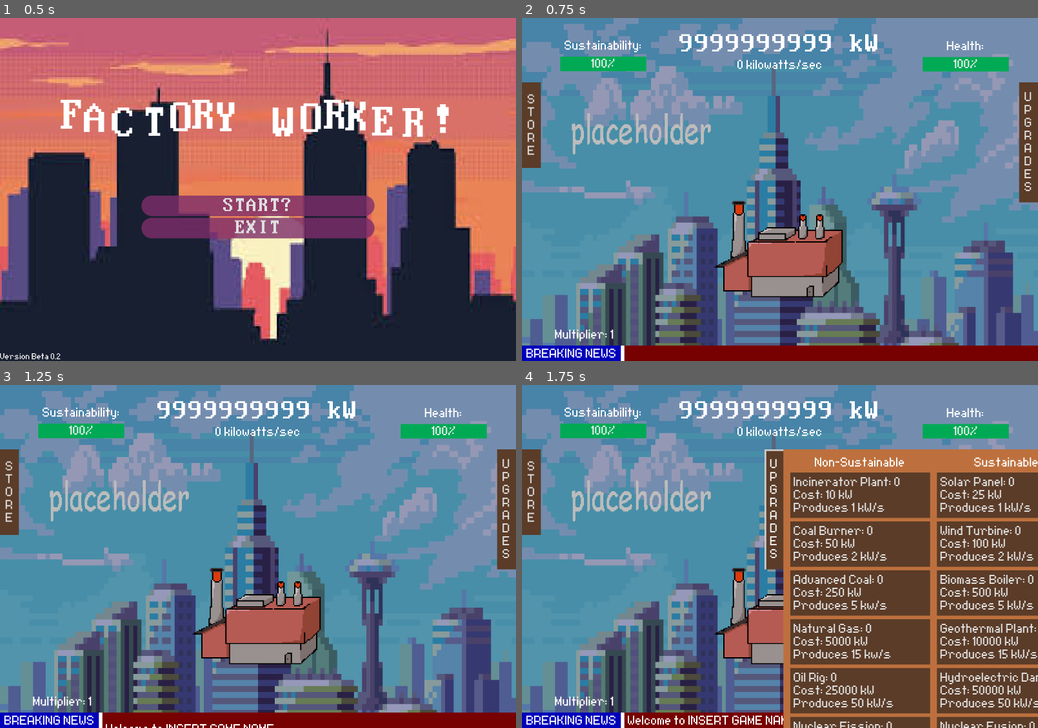
Above: before the commit, frames 1-4 (two rows, left to right).
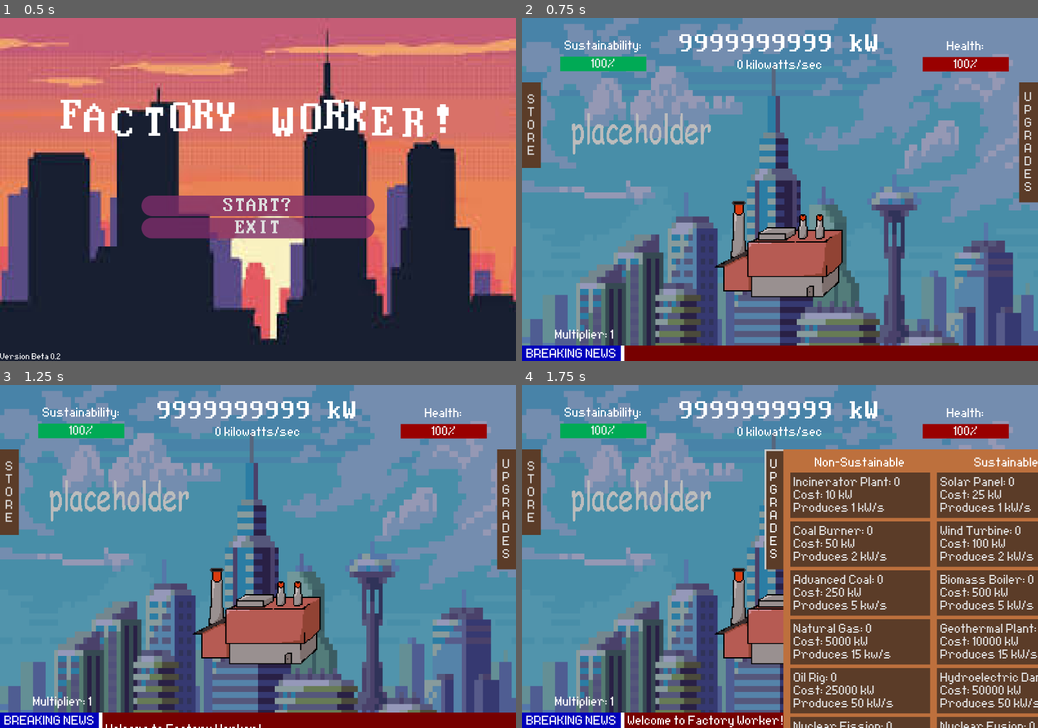
Above: after the commit, the same moments.

Repository: chu0029/SusGame
Game: Godot game, scene res://scenes/menu_start.tscn
Same seed, same stepped clock (60 frames per second), same inputs: the game is played once before the commit and once after it.
Inputs:
- Up to frame 1 (0.5 s): no input
- Up to frame 2 (0.75 s): click "START?" at 0.5 s
- Up to frame 3 (1.25 s): no input
- Up to frame 4 (1.75 s): click "U P G R A D E S" at 1.25 s

Frame 1 is identical in both runs. In frame 2, 0.7% of the frame differs, in the area x 77-95%, y 11-16%; in frame 3, 0.8%; in frame 4, 1.0%, in the area x 32-95%, y 11-100%.

Commit message:
bgm library updated

Diff:
--- /dev/null
+++ b/scenes/death.tscn
@@ -0,0 +1,47 @@
+[gd_scene load_steps=3 format=3 uid="uid://ccybex2lv1v85"]
+
+[ext_resource type="FontFile" uid="uid://ch5u3e1ev21f7" path="res://filees and stuff/Perfect DOS VGA 437 Win.ttf" id="1_0hhgj"]
+[ext_resource type="Theme" uid="uid://yfe8see4c3cw" path="res://filees and stuff/gametest.tres" id="2_w8wr1"]
+
+[node name="Control" type="Control"]
+layout_mode = 3
+anchors_preset = 15
+anchor_right = 1.0
+anchor_bottom = 1.0
+grow_horizontal = 2
+grow_vertical = 2
+
+[node name="Label" type="Label" parent="."]
+layout_mode = 1
+anchors_preset = 8
+anchor_left = 0.5
+anchor_top = 0.5
+anchor_right = 0.5
+anchor_bottom = 0.5
+offset_left = -540.0
+offset_top = -200.0
+offset_right = 540.0
+offset_bottom = -136.0
+grow_horizontal = 2
+grow_vertical = 2
+theme_override_fonts/font = ExtResource("1_0hhgj")
+theme_override_font_sizes/font_size = 64
+text = "Your city became too polluted."
+
+[node name="Button" type="Button" parent="."]
+custom_minimum_size = Vector2(256, 100)
+layout_mode = 1
+anchors_preset = 8
+anchor_left = 0.5
+anchor_top = 0.5
+anchor_right = 0.5
+anchor_bottom = 0.5
+offset_left = -69.5
+offset_top = 100.0
+offset_right = 69.5
+offset_bottom = 146.0
+grow_horizontal = 2
+grow_vertical = 2
+theme = ExtResource("2_w8wr1")
+theme_override_font_sizes/font_size = 64
+text = "Quit Game"
--- a/scenes/gametest.tscn
+++ b/scenes/gametest.tscn
@@ -7,15 +7,31 @@
 [ext_resource type="Script" uid="uid://dg47g08vrd05k" path="res://upgrademove.gd" id="6_82nuq"]
 [ext_resource type="Texture2D" uid="uid://i6623btw2mrp" path="res://filees and stuff/background placeholder.png" id="6_i0h8x"]
 [ext_resource type="FontFile" uid="uid://ch5u3e1ev21f7" path="res://filees and stuff/Perfect DOS VGA 437 Win.ttf" id="6_xe5qx"]
-[ext_resource type="AudioStream" uid="uid://bou11k5vvk7ai" path="res://filees and stuff/e_s015.ogg" id="7_82nuq"]
 [ext_resource type="Script" uid="uid://cqyximukkqcu2" path="res://storemove.gd" id="7_xe5qx"]
 [ext_resource type="AudioStream" uid="uid://brau5vfpdgbqq" path="res://filees and stuff/bgmsfxFinal/Interlagos.mp3" id="8_18hib"]
+[ext_resource type="AudioStream" uid="uid://ivt0dsfonigc" path="res://filees and stuff/bgmsfxFinal/clickOn2.mp3" id="8_o2kiw"]
+[ext_resource type="AudioStream" uid="uid://ccwuq0okb0yxh" path="res://filees and stuff/bgmsfxFinal/College Girl.mp3" id="9_8qdvn"]
+[ext_resource type="AudioStream" uid="uid://bbmu4nlq2dmpq" path="res://filees and stuff/bgmsfxFinal/clickOff2.mp3" id="9_ytmfn"]
 [ext_resource type="Script" uid="uid://t8bmxlin25u1" path="res://scenes/newstext.gd" id="10_1uq2d"]
+[ext_resource type="AudioStream" uid="uid://btyncbl15sxjc" path="res://filees and stuff/bgmsfxFinal/Nimbusedit.ogg" id="10_k6ha7"]
+[ext_resource type="AudioStream" uid="uid://doc5fhmmax784" path="res://filees and stuff/bgmsfxFinal/Presidential Suite.mp3" id="11_o2kiw"]
+[ext_resource type="AudioStream" uid="uid://cgldhscuyodng" path="res://filees and stuff/bgmsfxFinal/cash-register-fake-88639.mp3" id="14_o2kiw"]
 
 [sub_resource type="AudioStreamRandomizer" id="AudioStreamRandomizer_18hib"]
 random_pitch = 1.1
 streams_count = 1
 stream_0/stream = ExtResource("4_xe5qx")
+
+[sub_resource type="StyleBoxFlat" id="StyleBoxFlat_1uq2d"]
+bg_color = Color(0.6, 0, 0, 1)
+
+[sub_resource type="AudioStreamPlaylist" id="AudioStreamPlaylist_ytmfn"]
+shuffle = true
+stream_count = 4
+stream_0 = ExtResource("8_18hib")
+stream_1 = ExtResource("9_8qdvn")
+stream_2 = ExtResource("10_k6ha7")
+stream_3 = ExtResource("11_o2kiw")
 
 [node name="Control" type="Control" node_paths=PackedStringArray("counter", "multipcounter", "kwslabel", "timer", "fact …(287 unchanged characters)…
 layout_mode = 3
@@ -129,6 +145,7 @@
 horizontal_alignment = 1
 
 [node name="multipcounter" type="Label" parent="."]
+z_index = 1
 layout_mode = 1
 anchors_preset = 8
 anchor_left = 0.5
@@ -327,6 +344,12 @@
 E
 S"
 
+[node name="clickon" type="AudioStreamPlayer" parent="Panel/upgrades"]
+stream = ExtResource("8_o2kiw")
+
+[node name="clickoff" type="AudioStreamPlayer" parent="Panel/upgrades"]
+stream = ExtResource("9_ytmfn")
+
 [node name="sustainability" type="Label" parent="."]
 custom_minimum_size = Vector2(200, 0)
 layout_mode = 1
@@ -337,6 +360,7 @@
 offset_right = 289.0
 offset_bottom = 79.456
 tooltip_text = "If sustainability is below 70, then you'll lose health"
+mouse_filter = 0
 theme = ExtResource("3_34im5")
 text = "Sustainability:"
 horizontal_alignment = 1
@@ -358,6 +382,7 @@
 offset_right = 1019.0
 offset_bottom = 81.0
 tooltip_text = "If health gets to 0, you lose"
+mouse_filter = 0
 theme = ExtResource("3_34im5")
 text = "Health:"
 horizontal_alignment = 1
@@ -370,14 +395,15 @@
 offset_bottom = 74.0
 tooltip_text = "If health gets to 0, you lose"
 theme = ExtResource("3_34im5")
+theme_override_styles/fill = SubResource("StyleBoxFlat_1uq2d")
 
 [node name="bgm" type="AudioStreamPlayer" parent="."]
-stream = ExtResource("8_18hib")
-volume_db = -5.0
+stream = SubResource("AudioStreamPlaylist_ytmfn")
+volume_db = -10.0
 bus = &"bgm"
 
 [node name="soundupgrade" type="AudioStreamPlayer" parent="."]
-stream = ExtResource("7_82nuq")
+stream = ExtResource("14_o2kiw")
 
 [node name="ColorRectBlue" type="ColorRect" parent="."]
 layout_mode = 1
--- a/scenes/menu_start.tscn
+++ b/scenes/menu_start.tscn
@@ -6,7 +6,7 @@
 [ext_resource type="Script" uid="uid://cdaiah8pxptle" path="res://scripts/rich_text_label.gd" id="4_4jmj5"]
 [ext_resource type="FontFile" uid="uid://ch5u3e1ev21f7" path="res://filees and stuff/Perfect DOS VGA 437 Win.ttf" id="4_okbob"]
 [ext_resource type="FontFile" uid="uid://cdooeuyqiy8tm" path="res://filees and stuff/robots.ttf" id="5_phe8i"]
-[ext_resource type="AudioStream" uid="uid://sghqckbo33k4" path="res://filees and stuff/bgmsfxFinal/Title Theme (Super Mario Kart) (Day) - Mario Kart World (OST).mp3" id="7_egsp4"]
+[ext_resource type="AudioStream" uid="uid://bdgiy7f6pyp6h" path="res://filees and stuff/bgmsfxFinal/Title Theme (Super Mario Kart) (Day) - Mario Kart World (OST).ogg" id="7_egsp4"]
 
 [sub_resource type="StyleBoxFlat" id="StyleBoxFlat_tc6ix"]
 bg_color = Color(0.489521, 0.177108, 0.418911, 0.8)
--- a/scenes/newstext.gd
+++ b/scenes/newstext.gd
@@ -11,7 +11,7 @@
 	"You can't regain health, as this how Earth is in real life."
 ]
 var startmsg = [
-	'Welcome to INSERT GAME NAME',
+	'Welcome to Factory Worker!',
 	'Here, you get to upgrade a factory to power this city',
 	'Try to be sustainable tho',
 	'This box will display tips for the game and facts about global warming',
--- a/storemove.gd
+++ b/storemove.gd
@@ -15,6 +15,7 @@
 		tween.tween_property(self, "global_position", Vector2(-280, 150), 1.0) #move golbal position to (1200,150) in 1 sec
 		upgradesOpen = false
 		#print(upgradesOpen)
+		$"../Panel/upgrades/clickoff".play()
 		pass
 	elif upgradesOpen == false: #if menu closed
 		var tween = get_tree().create_tween()
@@ -23,4 +24,5 @@
 		tween.tween_property(self, "global_position", Vector2(0, 150), 1.0) #move menu out
 		upgradesOpen = true
 		#print(upgradesOpen)
+		$"../Panel/upgrades/clickon".play()
 		pass
--- a/upgrademove.gd
+++ b/upgrademove.gd
@@ -16,6 +16,7 @@
 		tween.tween_property(self, "global_position", Vector2(1200, 150), 1.0) #move golbal position to (1200,150) in 1 sec
 		upgradesOpen = false
 		#print(upgradesOpen)
+		$upgrades/clickoff.play()
 		pass
 	elif upgradesOpen == false: #if menu closed
 		var tween = get_tree().create_tween()
@@ -24,4 +25,5 @@
 		tween.tween_property(self, "global_position", Vector2(500, 150), 1.0) #move menu out
 		upgradesOpen = true
 		#print(upgradesOpen)
+		$upgrades/clickon.play()
 		pass
Not shown, added: filees and stuff/bgmsfxFinal/College Girl.mp3.import
Not shown, added: filees and stuff/bgmsfxFinal/Nimbusedit.ogg.import
Not shown, added: filees and stuff/bgmsfxFinal/Presidential Suite.mp3.import
Not shown, removed: filees and stuff/bgmsfxFinal/Title Theme (Super Mario Kart) (Day) - Mario Kart World (OST).mp3.import
Not shown, added: filees and stuff/bgmsfxFinal/Title Theme (Super Mario Kart) (Day) - Mario Kart World (OST).ogg.import
Not shown, added: filees and stuff/bgmsfxFinal/cash-register-fake-88639.mp3.import
Not shown, added: filees and stuff/bgmsfxFinal/clickOff2.mp3.import
Not shown, added: filees and stuff/bgmsfxFinal/clickOn2.mp3.import
Not shown: 1 places in scenes/gametest.tscn that only renumber resources
Not shown: 1 places in scenes/menu_start.tscn that only renumber resources
Not shown, added: filees and stuff/bgmsfxFinal/College Girl.mp3
Not shown, added: filees and stuff/bgmsfxFinal/Nimbusedit.ogg
(and 6 more such lines)
